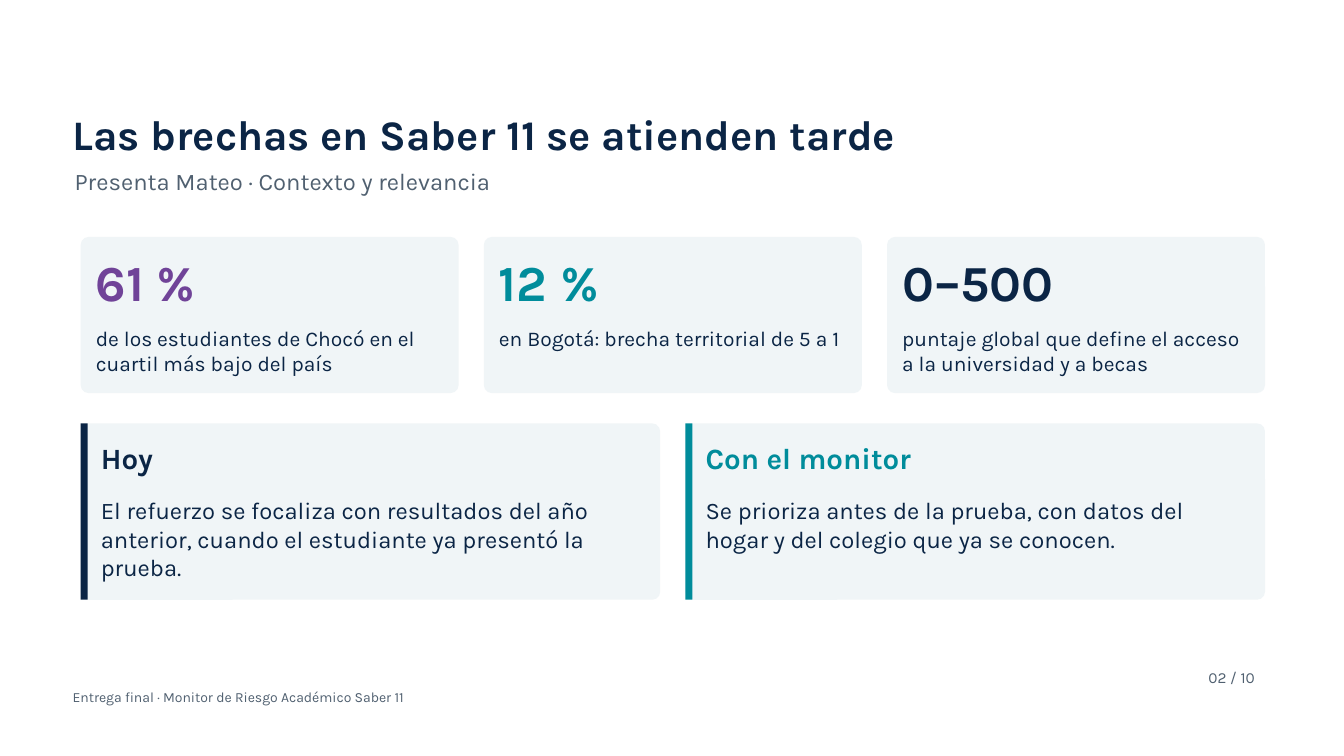
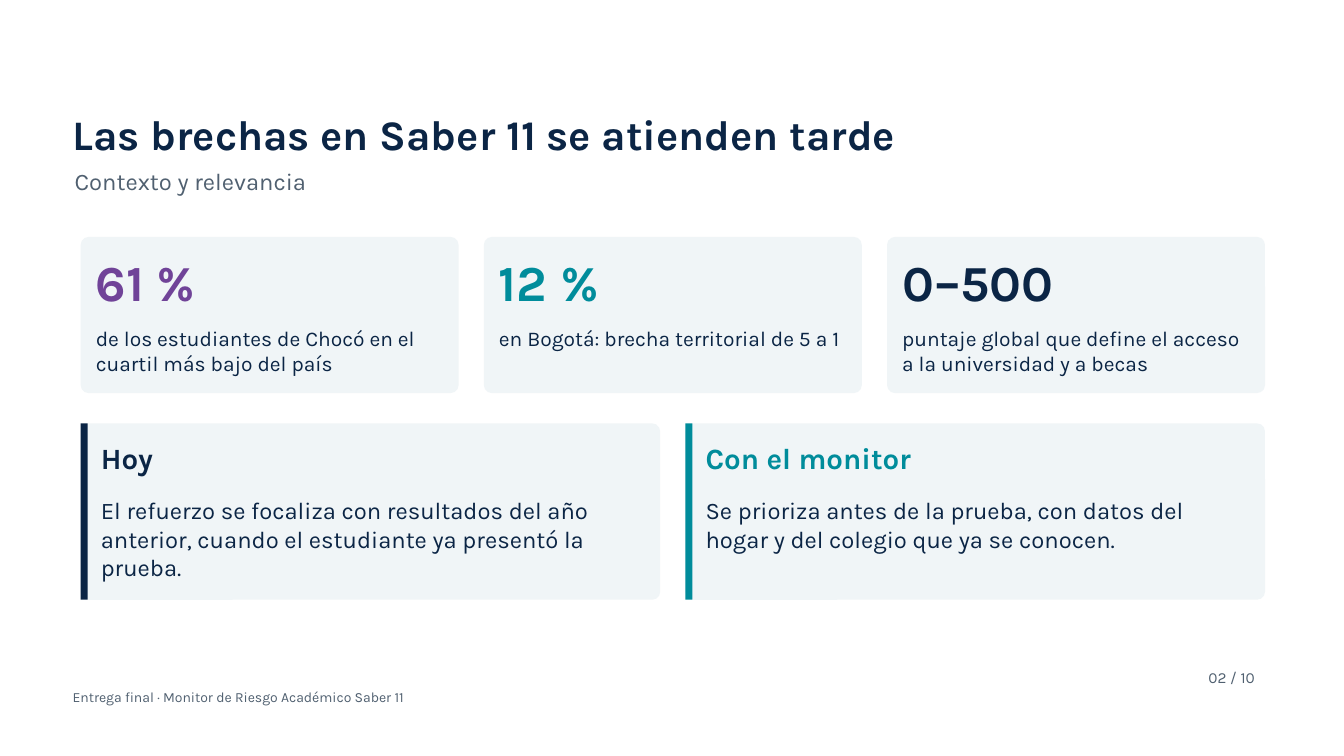
Before and after one commit to mateor0408-sys/proyecto-saber11-dsa, a slide deck: slide 2 of docs/video/presentacion_video.pptx. Drawn at 1344x756 pixels with LibreOffice and Linux fonts; fonts in the diff are those of the drawing; background and template pictures are left out. Boxes give left, top, right and bottom in pixels: in the first picture for what was removed or moved away, otherwise in the second. Text is boxed around its words. In the diff, an @@ line names an element or a change of style, - is before the commit and + after.

Commit message:
Presentación del video sin rótulos de presentador

```diff
--- a/docs/video/presentacion_video.pptx
+++ b/docs/video/presentacion_video.pptx
@@ text at (75, 173, 306, 196): text changed @@
-Presenta Mateo · Contexto y relevancia
+Contexto y relevancia
```
Also in this commit, not shown: 8 other slides changed, 2 other files.
